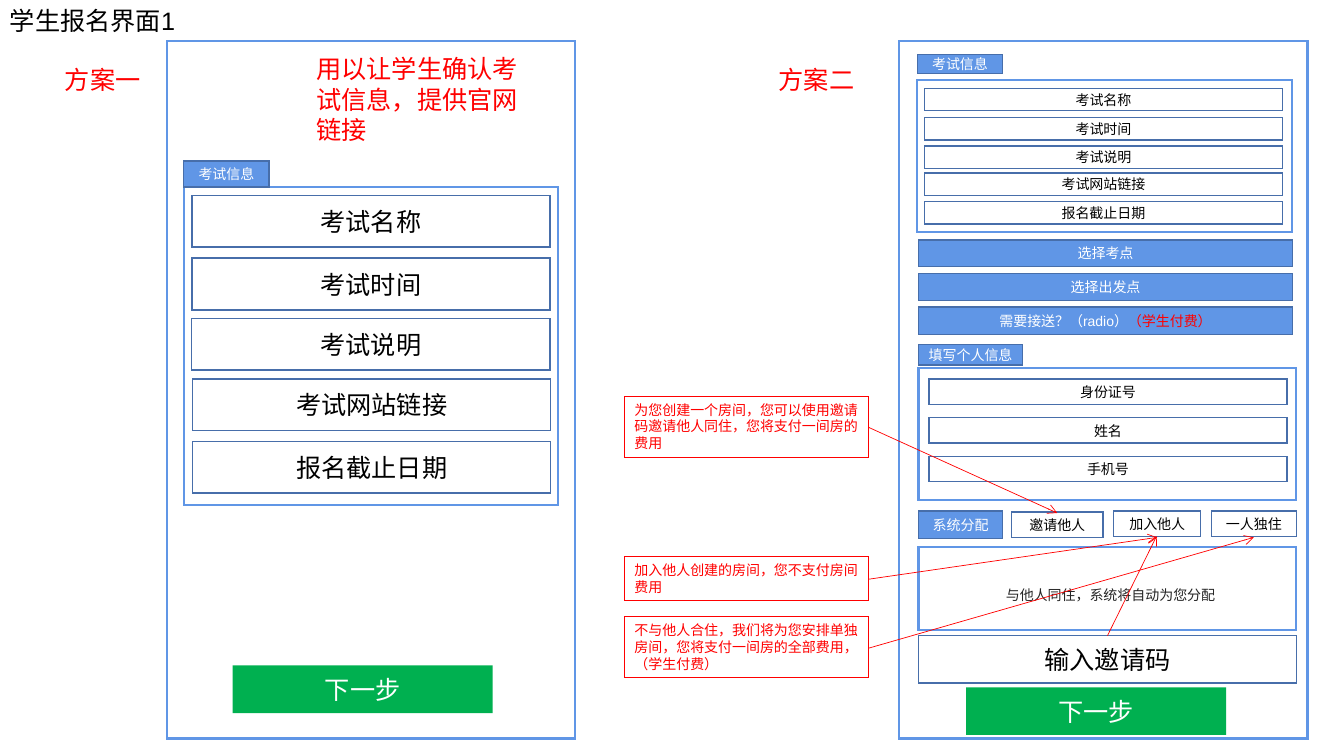
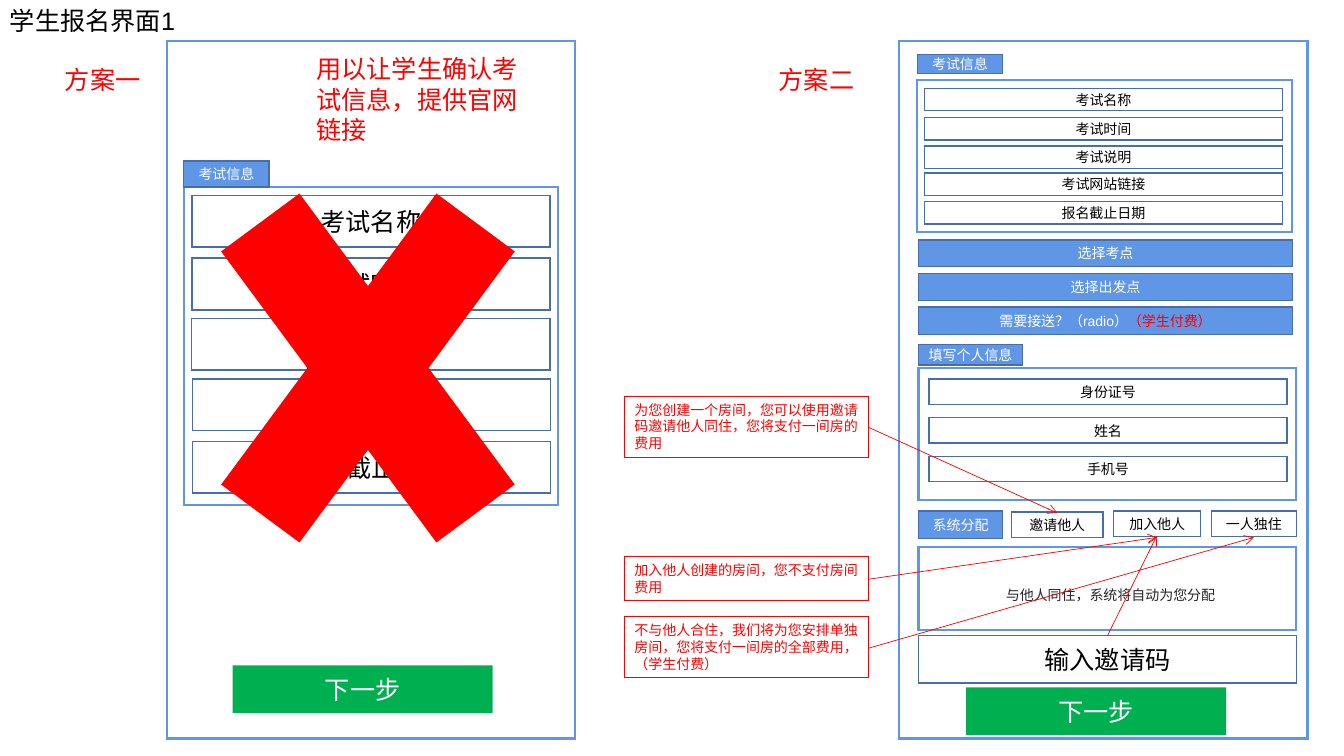
Before and after one commit to ISheenSomeOne/eTeam, a slide deck: slide 7 of 界面设计/eTeam界面—团队.pptx. Drawn at 1344x756 pixels with LibreOffice and Linux fonts; fonts in the diff are those of the drawing. Boxes give left, top, right and bottom in pixels: in the first picture for what was removed or moved away, otherwise in the second. Text is boxed around its words. In the diff, an @@ line names an element or a change of style, - is before the commit and + after.

Commit message:
update

```diff
--- a/界面设计/eTeam界面—团队.pptx
+++ b/界面设计/eTeam界面—团队.pptx
@@ cross added at <box>161,88,576,648</box>, fill #FF0000 @@
@@ text in rectangle at <box>320,332,421,356</box>: text removed @@
-考试说明
```
